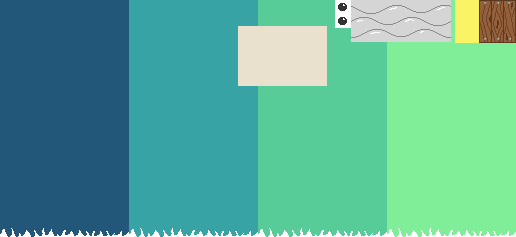
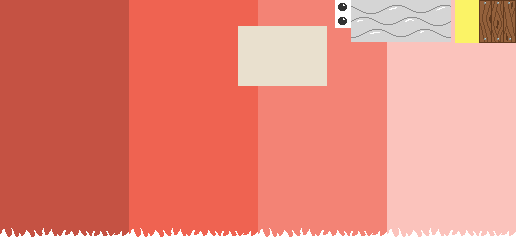
Layer changes from the first 516px x 237px image to the second:
added layer "Capa 2 base copia" above "Capa 2 rojo" over [0, 0, 516, 237]
renamed "Capa 2 copia 3" to "Capa 2 rojo", painted on it over [0, 0, 516, 237]
added layer "Capa 2 base" above "Fondo" over [0, 0, 516, 237]
